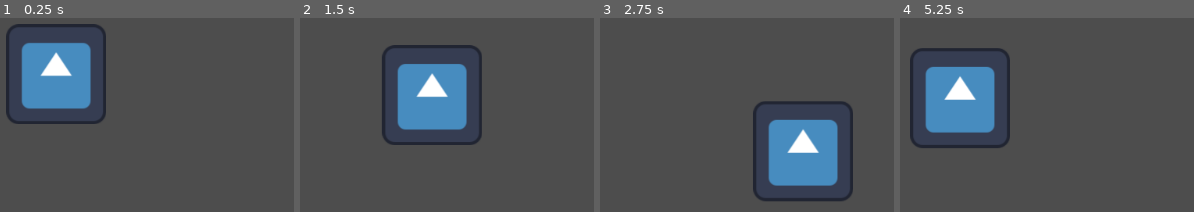
Above: before the commit, frames 1-4 (left to right).
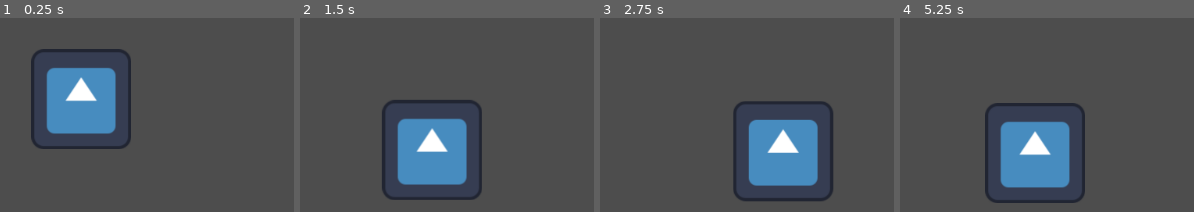
Above: after the commit, the same moments.

Repository: Mario-King-64/SunCreamer
Game: Godot game, scene res://Map/map.tscn
Same seed, same stepped clock (60 frames per second), same inputs: the game is played once before the commit and once after it. The engine's default icon, where the game draws it, is replaced by a stand-in: a white triangle on a blue panel in a dark square.
Inputs:
- Up to frame 1 (0.25 s): no input
- Up to frame 2 (1.5 s): tap Enter at 0.5 s; hold Right (right) 0.53-1.28 s; hold Down (down) from 1.28 s (still down)
- Up to frame 3 (2.75 s): release Down (down) at 2.03 s; hold Right (right) from 2.03 s (still down)
- Up to frame 4 (5.25 s): release Right (right) at 2.78 s; hold Up (up) 2.78-3.53 s; hold Left (left) 3.53-5.03 s; hold Down (down) from 5.03 s (still down)

The runs differ from the first frame. In frame 1, 14% of the frame differs, in the area x 2-45%, y 3-68%; in frame 2, 17%; in frame 3, 8.2%; in frame 4, 21%, in the area x 3-63%, y 15-96%.

Commit message:
Movement update

Diff:
--- a/Map/map.gd
+++ b/Map/map.gd
@@ -6,6 +6,8 @@
 func _ready():
 	$Logo.rotation_degrees = 0 ##Use 90 for testing
 
+	position = position.snapped(Vector2.ONE * tile_size)
+	position += Vector2.ONE * tile_size/2
 
 #	for i in test_array:
 #		print(i)
@@ -30,14 +32,16 @@
 	if $Logo.position.y < 0:
 		$Logo.pos.y = 1024
 
-	if Input.is_action_pressed("left"):
-		$Logo.pos.x -= $Logo.speed * delta
+var tile_size = 64
+var inputs = {"right": Vector2.RIGHT,
+			"left": Vector2.LEFT,
+			"up": Vector2.UP,
+			"down": Vector2.DOWN}
 
-	if Input.is_action_pressed("right"):
-		$Logo.pos.x += $Logo.speed * delta
+func _unhandled_input(event):
+	for dir in inputs.keys():
+		if event.is_action_pressed(dir):
+			move(dir)
 
-	if Input.is_action_pressed("up"):
-		$Logo.pos.y -= $Logo.speed * delta
-
-	if Input.is_action_pressed("down"):
-		$Logo.pos.y += $Logo.speed * delta
+func move(dir):
+	position += inputs[dir] * tile_size
